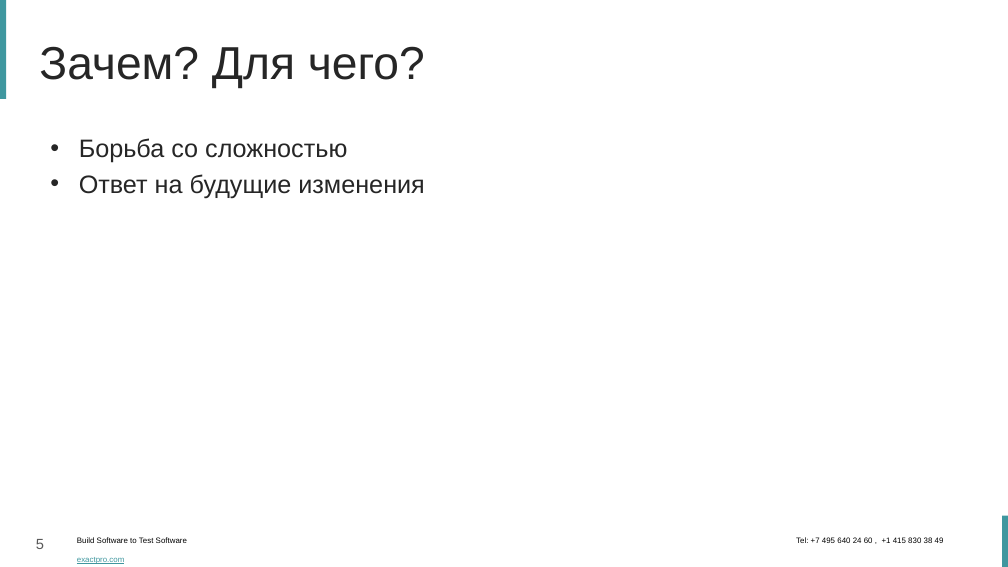
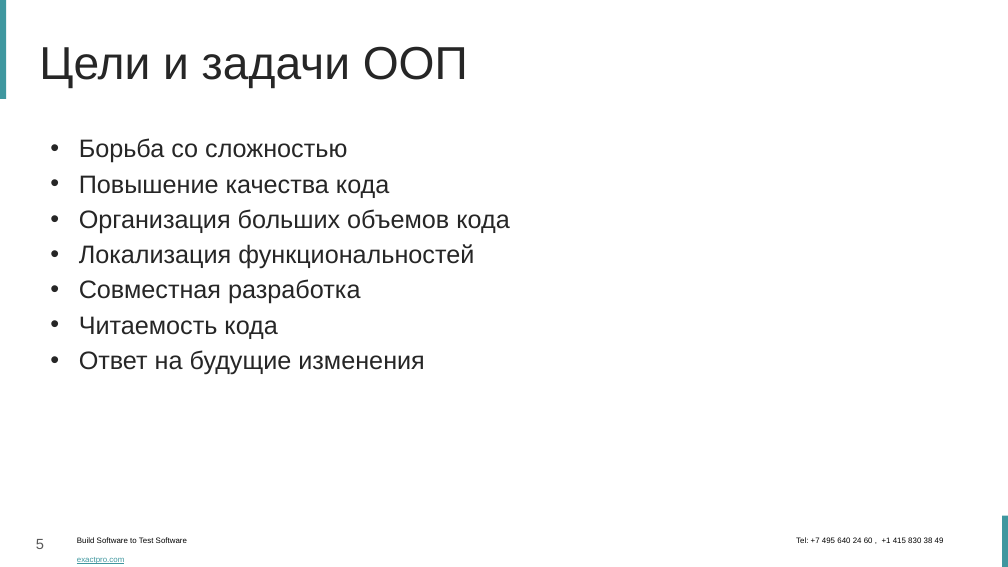
Before and after one commit to dzavodchikov/ChessMVC, a slide deck: slide 5 of Паттерн MVC.pptx. Drawn at 1008x567 pixels with LibreOffice and Linux fonts; fonts in the diff are those of the drawing; background and template pictures are left out. Boxes give left, top, right and bottom in pixels: in the first picture for what was removed or moved away, otherwise in the second. Text is boxed around its words. In the diff, an @@ line names an element or a change of style, - is before the commit and + after.

```diff
--- a/Паттерн MVC.pptx
+++ b/Паттерн MVC.pptx
@@ title at (39,46,468,88): text changed @@
-Зачем? Для чего?
+Цели и задачи ООП
@@ text at (79,175,509,339): paragraphs added @@
+• Повышение качества кода
+• Организация больших объемов кода
+• Локализация функциональностей
+• Совместная разработка
+• Читаемость кода
```
Also in this commit, not shown: 6 other slides changed, 5 slides added, 3 slides removed.
